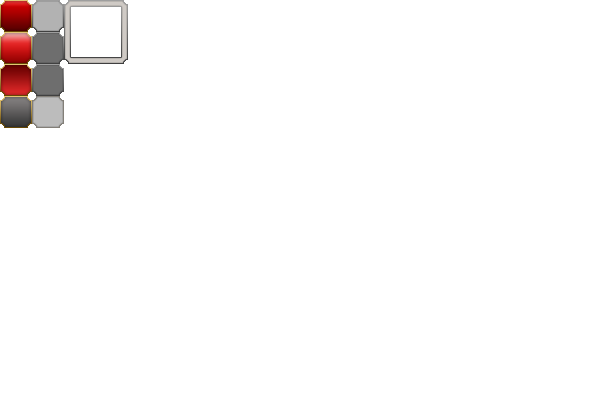
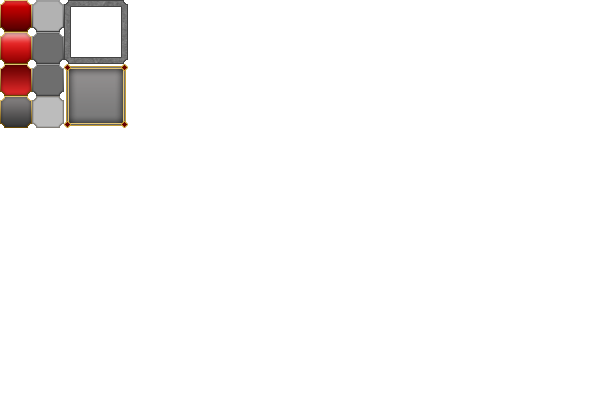
Two versions of the same layered image (600px x 400px). Layer-by-layer changes:
added group "Window" with 6 layers above "Minimap" over [64, 64, 128, 128]
added layer "Layer 8 copy 3" in group "Window" over [121, 121, 128, 128]
added layer "Layer 8 copy 2" in group "Window" over [64, 121, 71, 128]
added layer "Layer 8 copy" in group "Window" over [64, 64, 71, 71]
added layer "Layer 8" in group "Window" over [121, 64, 128, 71]
added layer "Layer 5 copy" in group "Window" over [68, 68, 124, 124]
added layer "Layer 5" in group "Window" over [66, 66, 126, 126]
